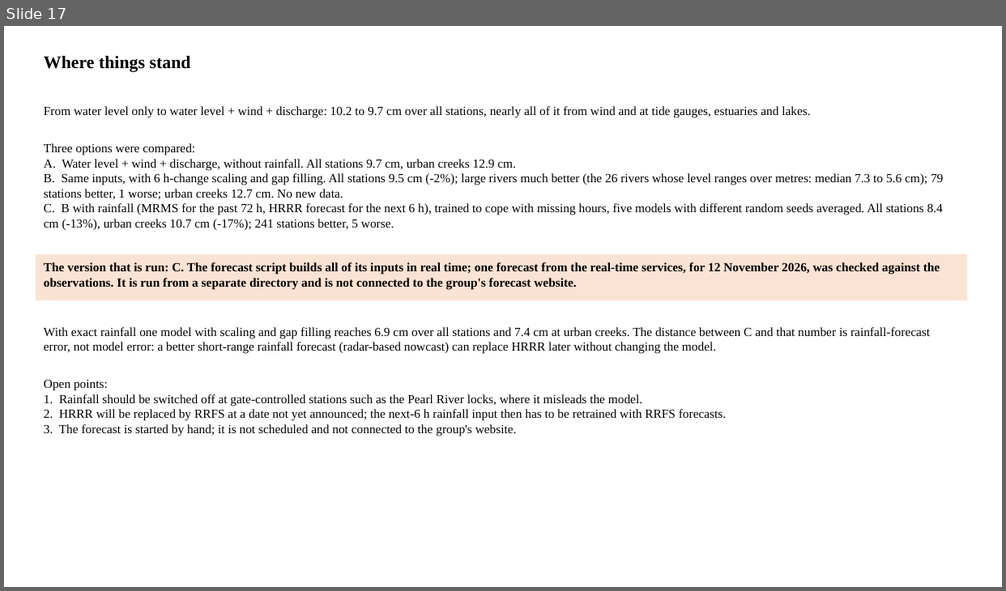
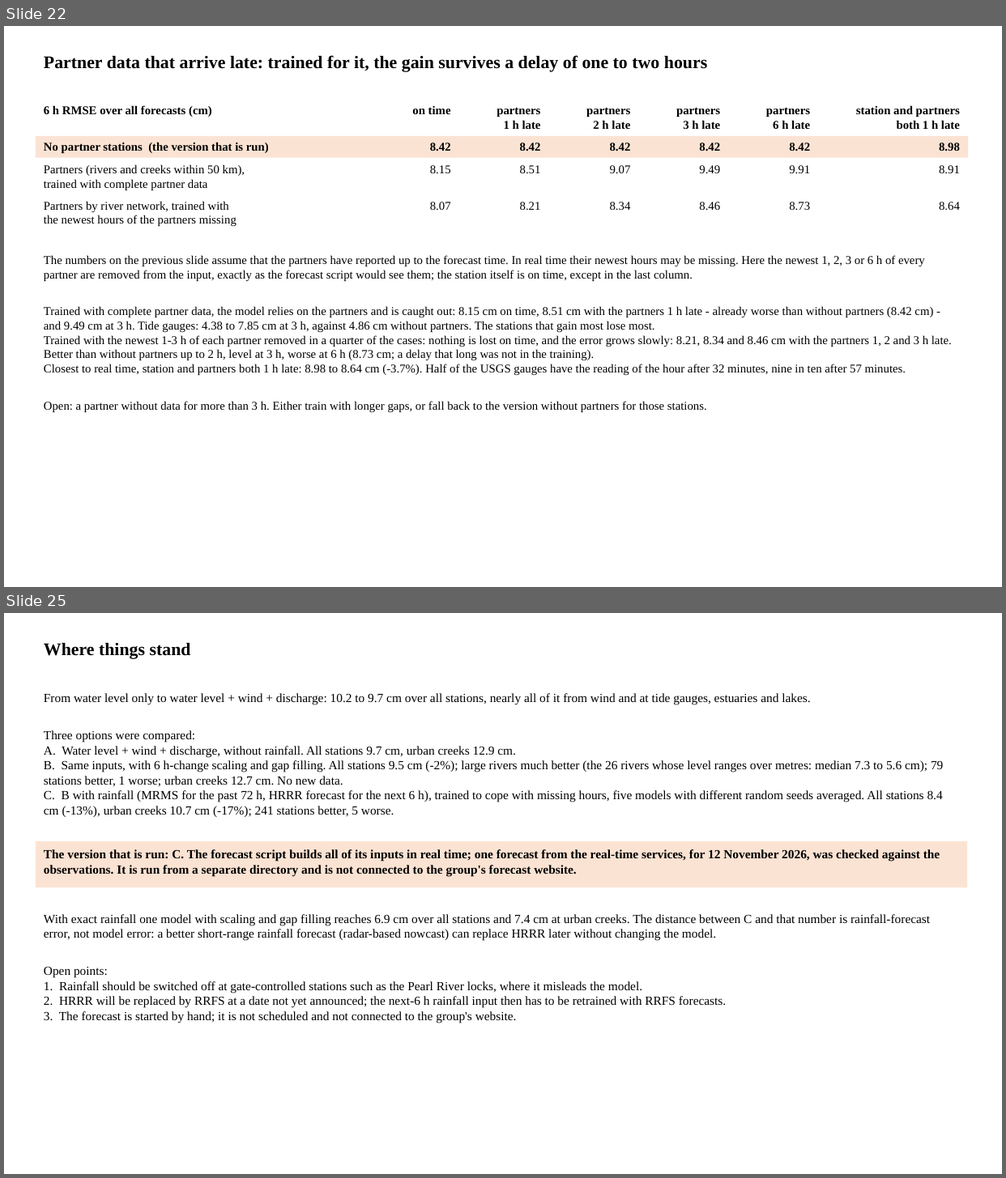
Before and after one commit to LaurenW1997/subdomainLSTM, a slide deck: deliverables/17_versions/version_comparison.pptx. Shown one above the other, each under a label of ours: slide 17 before the commit, slides 22 and 25 after it; the slides between them are not shown. The pictures are 1006x591 and 1006x1178 pixels, drawn with LibreOffice and Linux fonts; fonts in the diff are those of the drawing. Boxes give left, top, right and bottom in pixels: in the first picture for what was removed or moved away, otherwise in the second. Text is boxed around its words. In the diff, an @@ line names an element or a change of style, - is before the commit and + after.

```diff
--- a/deliverables/17_versions/version_comparison.pptx
+++ b/deliverables/17_versions/version_comparison.pptx
@@ slide 22 added at [4, 26, 1002, 587], background #FFFFFF @@
@@ text added at [44, 55, 707, 72], 17 pt, text #000000, bold @@
+Partner data that arrive late: trained for it, the gain survives a delay of one to two hours
@@ text added at [44, 105, 212, 117], 11.5 pt, text #000000, bold @@
+6 h RMSE over all forecasts (cm)
@@ text added at [412, 105, 451, 114], 11.5 pt, text #000000, bold @@
+on time
@@ text added at [496, 107, 541, 129], 11.5 pt, text #000000, bold @@
+partners
+1 h late
@@ text added at [586, 107, 630, 129], 11.5 pt, text #000000, bold @@
+partners
+2 h late
@@ text added at [676, 107, 720, 129], 11.5 pt, text #000000, bold @@
+partners
+3 h late
@@ text added at [766, 107, 810, 129], 11.5 pt, text #000000, bold @@
+partners
+6 h late
@@ text added at [856, 105, 960, 129], 11.5 pt, text #000000, bold @@
+station and partners
+both 1 h late
@@ rectangle added at [36, 136, 968, 158], fill #FBE3D3 @@
@@ text added at [44, 142, 269, 153], 11.5 pt, text #000000, bold @@
+No partner stations (the version that is run)
@@ text added at [430, 143, 451, 151], 11.5 pt, text #000000, bold @@
+8.42
@@ text added at [520, 143, 541, 151], 11.5 pt, text #000000, bold @@
+8.42
@@ text added at [610, 143, 631, 152], 11.5 pt, text #000000, bold @@
+8.42
@@ text added at [699, 143, 720, 152], 11.5 pt, text #000000, bold @@
+8.42
@@ text added at [789, 143, 810, 151], 11.5 pt, text #000000, bold @@
+8.42
@@ text added at [939, 143, 960, 151], 11.5 pt, text #000000, bold @@
+8.98
@@ text added at [44, 165, 245, 190], 11.5 pt, text #000000 @@
+Partners (rivers and creeks within 50 km),
+trained with complete partner data
@@ text added at [430, 165, 451, 173], 11.5 pt, text #000000 @@
+8.15
@@ text added at [520, 165, 541, 173], 11.5 pt, text #000000 @@
+8.51
@@ text added at [610, 165, 631, 173], 11.5 pt, text #000000 @@
+9.07
@@ text added at [699, 165, 720, 173], 11.5 pt, text #000000 @@
+9.49
@@ text added at [789, 165, 810, 173], 11.5 pt, text #000000 @@
+9.91
@@ text added at [939, 165, 960, 173], 11.5 pt, text #000000 @@
+8.91
@@ text added at [44, 201, 236, 226], 11.5 pt, text #000000 @@
+Partners by river network, trained with
+the newest hours of the partners missing
@@ text added at [430, 202, 451, 210], 11.5 pt, text #000000 @@
+8.07
@@ text added at [520, 202, 541, 210], 11.5 pt, text #000000 @@
+8.21
@@ text added at [610, 202, 631, 210], 11.5 pt, text #000000 @@
+8.34
@@ text added at [699, 202, 720, 210], 11.5 pt, text #000000 @@
+8.46
@@ text added at [789, 202, 810, 210], 11.5 pt, text #000000 @@
+8.73
@@ text added at [939, 202, 960, 210], 11.5 pt, text #000000 @@
+8.64
@@ text added at [44, 255, 952, 412], 11.5 pt, text #000000 @@
+The numbers on the previous slide assume that the partners have reported up to the forecast time. In real time their newest hours may be missing. Here the newest 1, 2, 3 or 6 h of every partner are removed from the input, exactly as the forecast script would see them; the station itself is on time, except in the last column.
+Trained with complete partner data, the model relies on the partners and is caught out: 8.15 cm on time, 8.51 cm with the partners 1 h late - already worse than without partners (8.42 cm) - and 9.49 cm at 3 h. Tide gauges: 4.38 to 7.85 cm at 3 h, against 4.86 cm without partners. The stations that gain most lose most.
+Trained with the newest 1-3 h of each partner removed in a quarter of the cases: nothing is lost on time, and the error grows slowly: 8.21, 8.34 and 8.46 cm with the partners 1, 2 and 3 h late. Better than without partners up to 2 h, level at 3 h, worse at 6 h (8.73 cm; a delay that long was not in the training).
+Closest to real time, station and partners both 1 h late: 8.98 to 8.64 cm (-3.7%). Half of the USGS gauges have the reading of the hour after 32 minutes, nine in ten after 57 minutes.
+Open: a partner without data for more than 3 h. Either train with longer gaps, or fall back to the version without partners for those stations.
@@ what was slide 17 is now slide 25 @@
```
Also in this commit, not shown: 7 other slides added, 3 other files.
